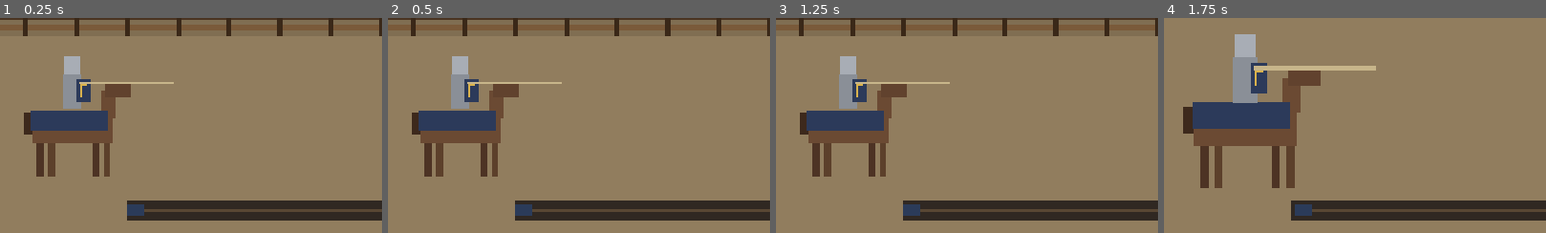
Above: before the commit, frames 1-4 (left to right).
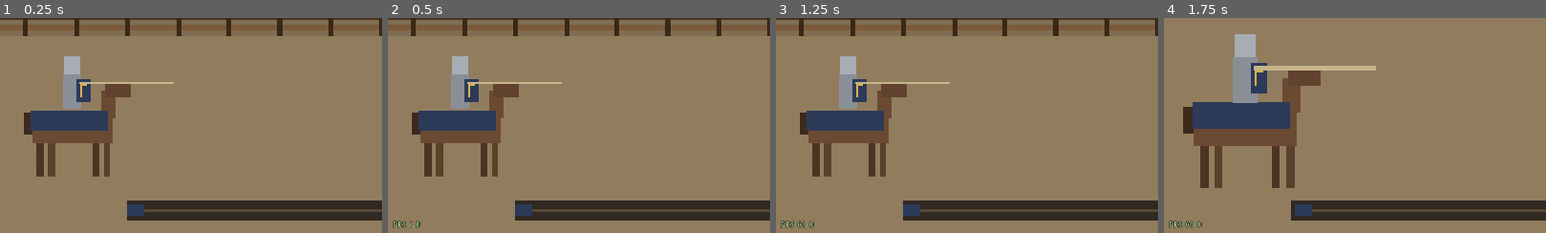
Above: after the commit, the same moments.

Repository: marcoaluz/Torneio_Medieval
Game: Godot game, scene res://game/scenes/arena/arena.tscn
Same seed, same stepped clock (60 frames per second), same inputs: the game is played once before the commit and once after it.
Inputs (mouse positions are % of the whole screen's width and height, from its top left):
- Up to frame 1 (0.25 s): no input
- Up to frame 2 (0.5 s): no input
- Up to frame 3 (1.25 s): tap Enter at 0.5 s; move the mouse to (72, 45) at 0.52 s; click (72, 45) at 0.67 s
- Up to frame 4 (1.75 s): drag from (30, 55) to (45, 70) at 1.27 s
The pictures show only the part of the screen within x 0-50%, y 50-100%; the shares and areas given below are measured in that part.

Frame 1 is identical in both runs. In frame 2, 0.1% of the frame differs, in the area x 1-9%, y 94-98%; in frame 3, 0.2%, in the area x 1-10%, y 94-98%; in frame 4, 0.2%.

Commit message:
Prompt 1.9: preset Android, contador de FPS em debug e passo a passo do APK
- export_presets.cfg (Android arm64, imersivo, so VIBRATE, inclui os JSON
  de dados, exclui testes/docs); pacote conferido e rodado
- autoload Depuracao com contador de FPS so em build de depuracao
- docs/ANDROID.md: instalar templates/JDK/SDK, gerar e instalar o APK
  (faltam nesta maquina; APK ainda nao gerado)

Co-Authored-By: Claude Opus 5.5 <noreply@anthropic.com>

Diff:
--- a/game/i18n/textos.csv
+++ b/game/i18n/textos.csv
@@ -29,3 +29,4 @@
 MOTIVO_DESCLASSIFICACAO,Por desclassificação,By disqualification
 MOTIVO_EMPATE,Ninguém venceu,Nobody won
 JUSTA_TOQUE_DE_NOVO,Toque para justar de novo,Tap to joust again
+DEPURACAO_FPS,FPS {fps},FPS {fps}
--- /dev/null
+++ b/game/scenes/common/depuracao.tscn
@@ -0,0 +1,22 @@
+[gd_scene load_steps=2 format=3]
+
+[ext_resource type="Script" path="res://game/scripts/presentation/ui/contador_fps.gd" id="1"]
+
+[node name="Depuracao" type="CanvasLayer"]
+layer = 100
+script = ExtResource("1")
+
+[node name="Rotulo" type="Label" parent="."]
+anchors_preset = 2
+anchor_top = 1.0
+anchor_bottom = 1.0
+offset_left = 6.0
+offset_top = -18.0
+offset_right = 120.0
+offset_bottom = -2.0
+grow_vertical = 0
+mouse_filter = 2
+theme_override_colors/font_color = Color(0.7, 1, 0.7, 0.85)
+theme_override_colors/font_outline_color = Color(0, 0, 0, 1)
+theme_override_constants/outline_size = 3
+theme_override_font_sizes/font_size = 10
--- /dev/null
+++ b/game/scripts/presentation/ui/contador_fps.gd
@@ -0,0 +1,22 @@
+class_name ContadorFps
+extends CanvasLayer
+## Contador de FPS no canto da tela, só em build de depuração (some na
+## exportação de release). Fica acima de tudo (layer alto) e não recebe toque.
+## Carregado como autoload "Depuracao" (project.godot).
+
+@onready var _rotulo: Label = $Rotulo
+
+var _acumulado := 0.0
+
+func _ready() -> void:
+	if not OS.is_debug_build():
+		queue_free()
+		return
+	_rotulo.mouse_filter = Control.MOUSE_FILTER_IGNORE
+
+func _process(delta: float) -> void:
+	_acumulado += delta
+	if _acumulado < 0.25:
+		return
+	_acumulado = 0.0
+	_rotulo.text = tr("DEPURACAO_FPS").format({"fps": Engine.get_frames_per_second()})
--- a/project.godot
+++ b/project.godot
@@ -10,6 +10,10 @@
 config/features=PackedStringArray("4.7", "GL Compatibility")
 run/main_scene="res://game/scenes/arena/arena.tscn"
 config/icon="res://icon.svg"
+
+[autoload]
+
+Depuracao="*res://game/scenes/common/depuracao.tscn"
 
 [display]
 
Not shown, added: export_presets.cfg
Binary file changed: game/i18n/textos.en.translation
Binary file changed: game/i18n/textos.pt_BR.translation
Not shown, added: game/scripts/presentation/ui/contador_fps.gd.uid
Not shown, added: docs/ANDROID.md
Not shown, changed: docs/DECISOES.md
Not shown, changed: docs/ESTADO.md
Not shown, changed: docs/SESSOES.md
Not shown, removed: game/scenes/common/.gitkeep
